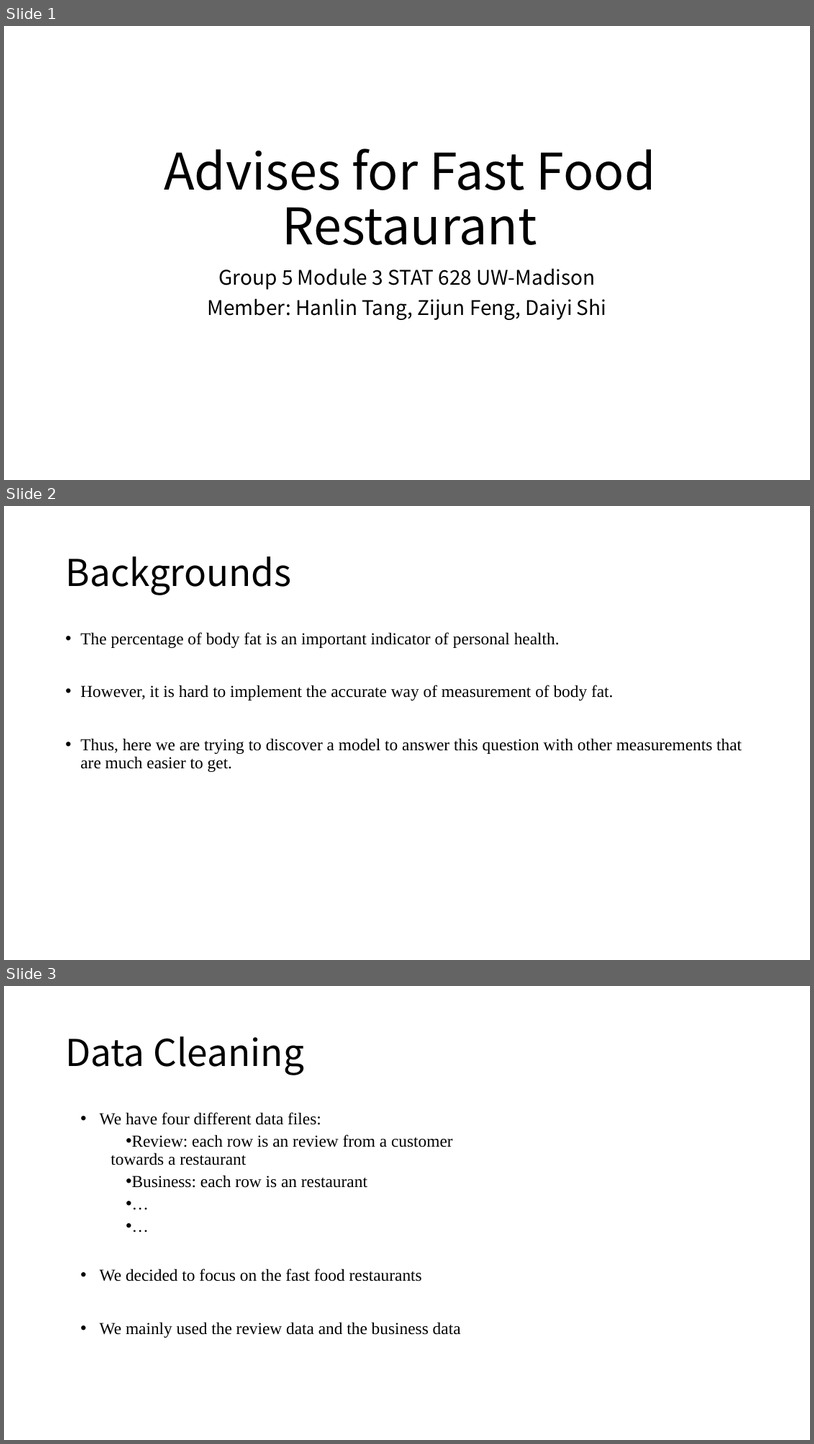
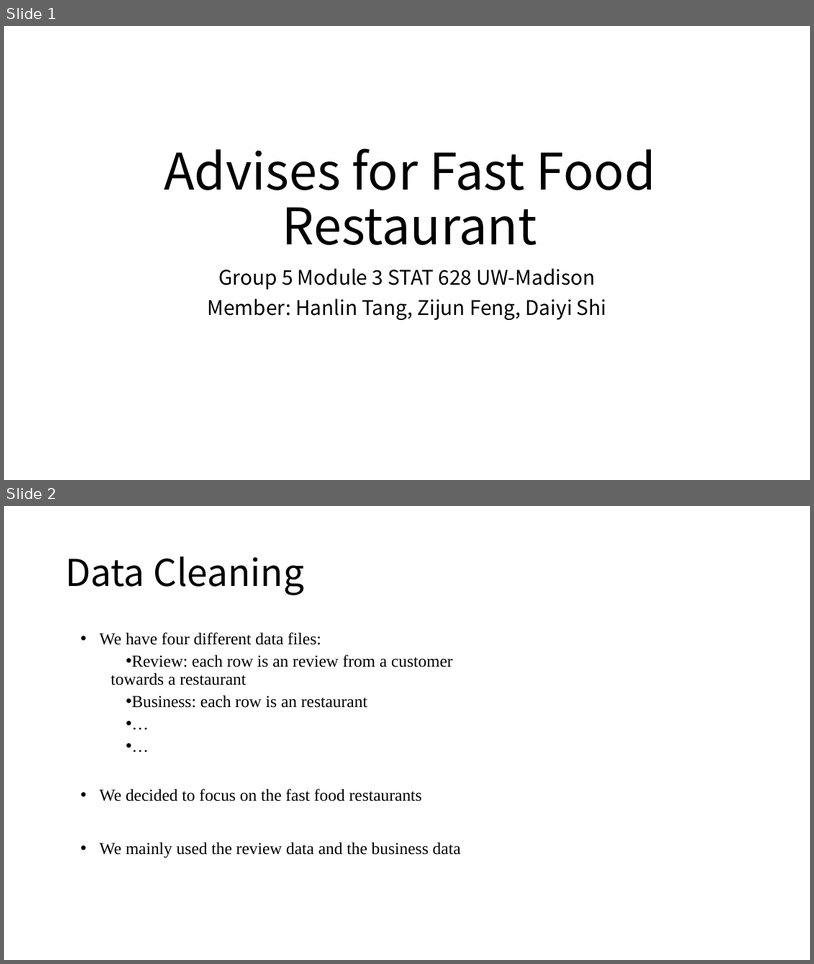
Before and after one commit to Daiyi-Shi/STAT628-Module3-Group5, a slide deck: presentation.pptx. Shown one above the other, each under a label of ours: slides 1, 2 and 3 before the commit, slides 1 and 2 after it. The pictures are 814x1444 and 814x964 pixels, drawn with LibreOffice and Linux fonts; fonts in the diff are those of the drawing. Boxes give left, top, right and bottom in pixels: in the first picture for what was removed or moved away, otherwise in the second. Text is boxed around its words. In the diff, an @@ line names an element or a change of style, - is before the commit and + after.

```diff
--- a/presentation.pptx
+++ b/presentation.pptx
@@ slide 2 removed at <box>4,506,810,960</box>, background #FFFFFF @@
@@ title removed at <box>65,556,291,595</box> @@
-Backgrounds
@@ text removed at <box>80,632,742,772</box> @@
-• The percentage of body fat is an important indicator of personal health.
-• However, it is hard to implement the accurate way of measurement of body fat.
-• Thus, here we are trying to discover a model to answer this question with other measurements that are much easier to get.
@@ what was slide 3 is now slide 2 @@
```
